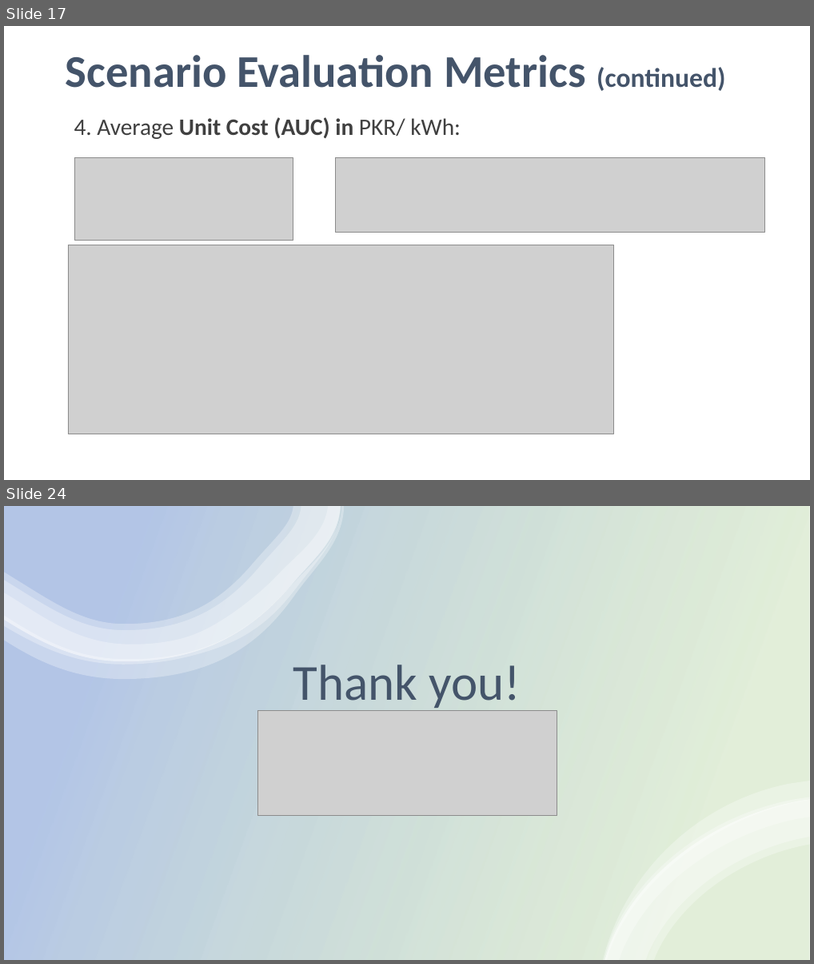
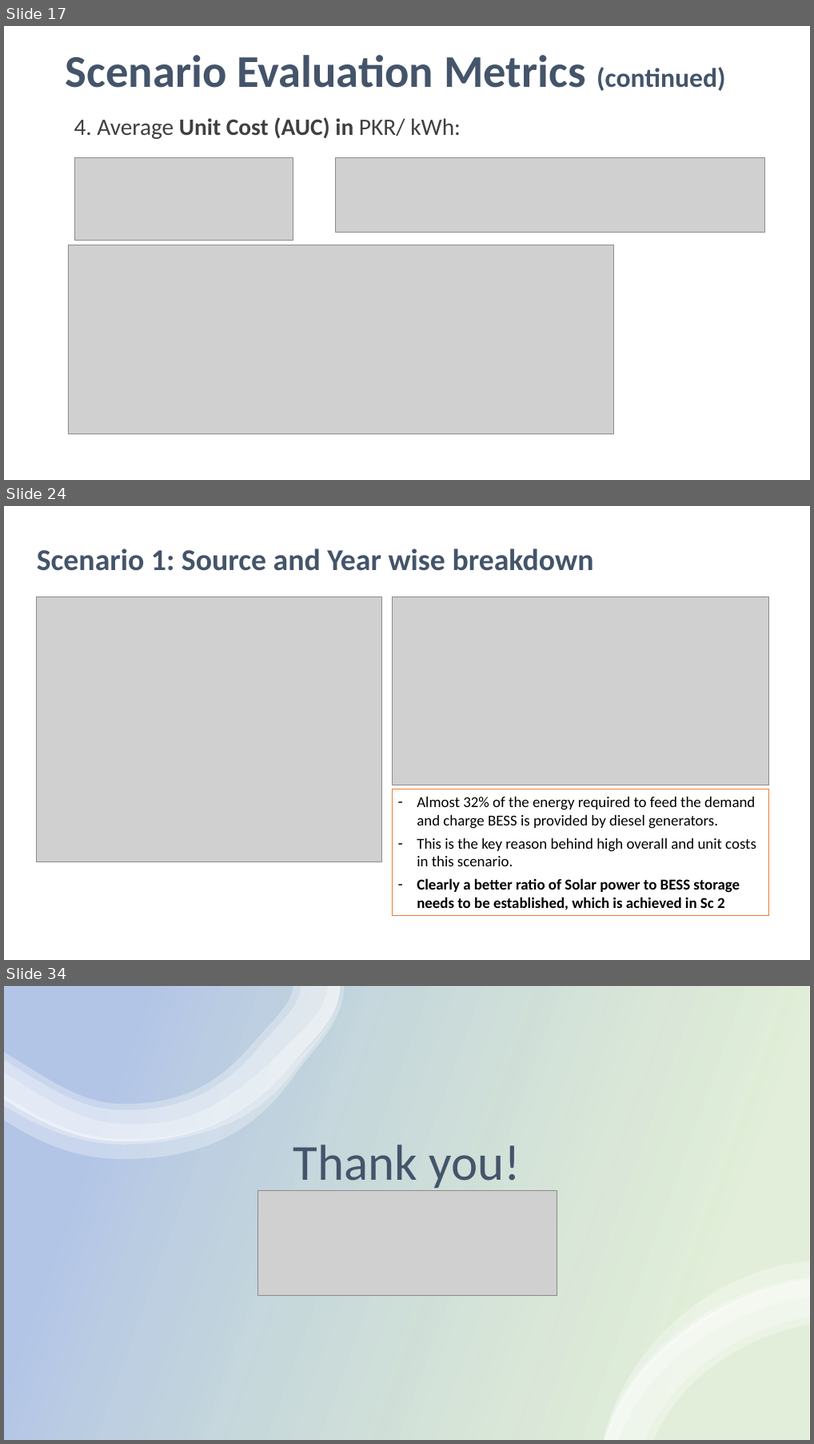
Before and after one commit to mz-mustafa/energy-mix-optimiser, a slide deck: Reporting/SECMC EEM Deck v4.0.pptx. Shown one above the other, each under a label of ours: slides 17 and 24 before the commit, slides 17, 24 and 34 after it; the slides between them are not shown. The pictures are 814x964 and 814x1444 pixels, drawn with LibreOffice and Linux fonts; fonts in the diff are those of the drawing; grey boxes stand for pictures. Boxes give left, top, right and bottom in pixels: in the first picture for what was removed or moved away, otherwise in the second. Text is boxed around its words. In the diff, an @@ line names an element or a change of style, - is before the commit and + after.

```diff
--- a/Reporting/SECMC EEM Deck v4.0.pptx
+++ b/Reporting/SECMC EEM Deck v4.0.pptx
@@ slide 24 added at [4, 506, 810, 960], background #FFFFFF @@
@@ text added at [37, 548, 594, 571], 36 pt, text #44546A, bold @@
+Scenario 1: Source and Year wise breakdown
@@ picture added at [37, 596, 382, 862] @@
@@ picture added at [392, 596, 770, 785] @@
@@ rectangle added at [392, 789, 770, 916], outline #ED7D31 0.75 pt, 18 pt, text #000000 @@
+– Almost 32% of the energy required to feed the demand and charge BESS is provided by diesel generators.
+– This is the key reason behind high overall and unit costs in this scenario.
+– Clearly a better ratio of Solar power to BESS storage needs to be established, which is achieved in Sc 2
@@ what was slide 24 is now slide 34 @@
```
Also in this commit, not shown: 7 slides changed, 10 other slides added, 1 slide removed, 8 other files.
